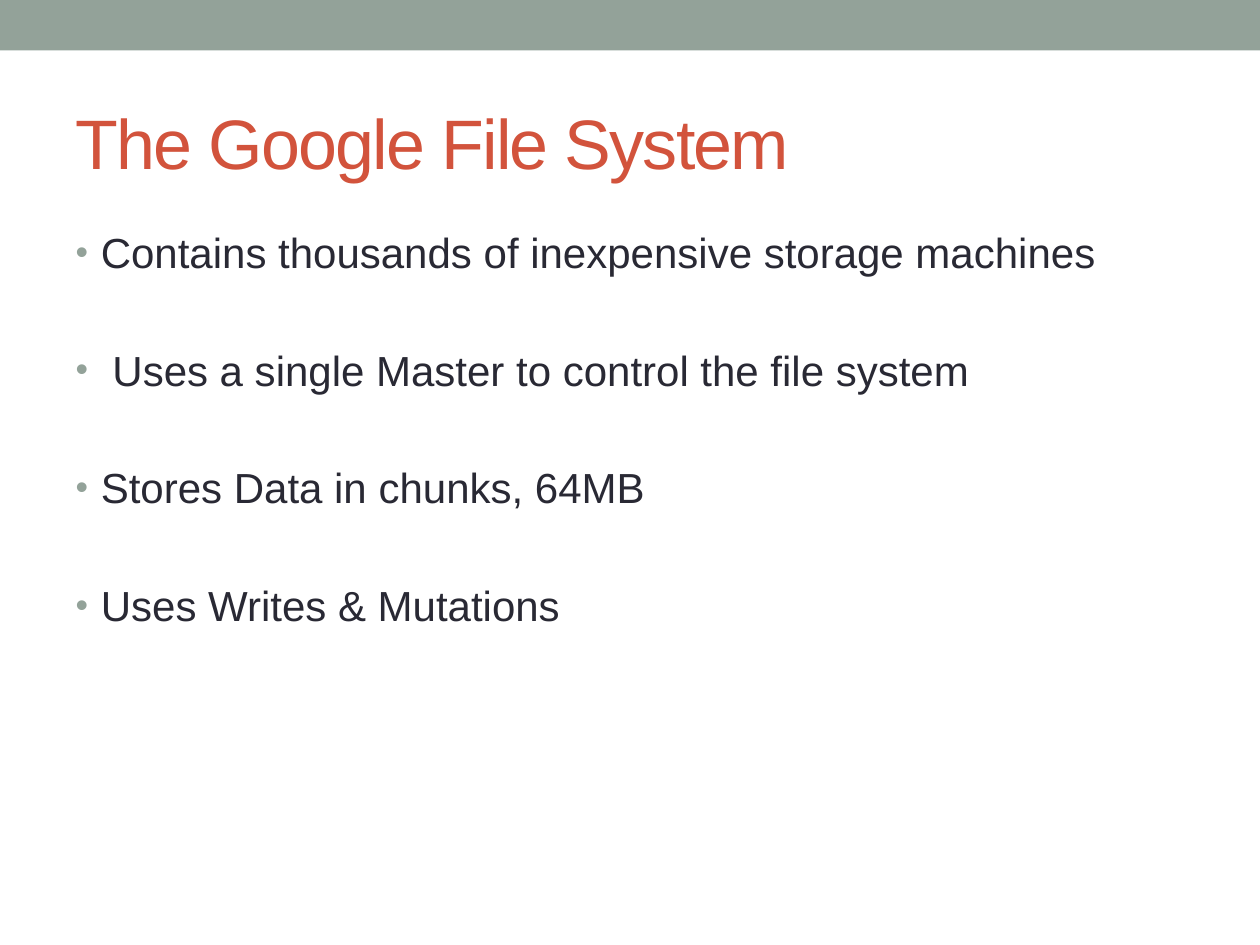
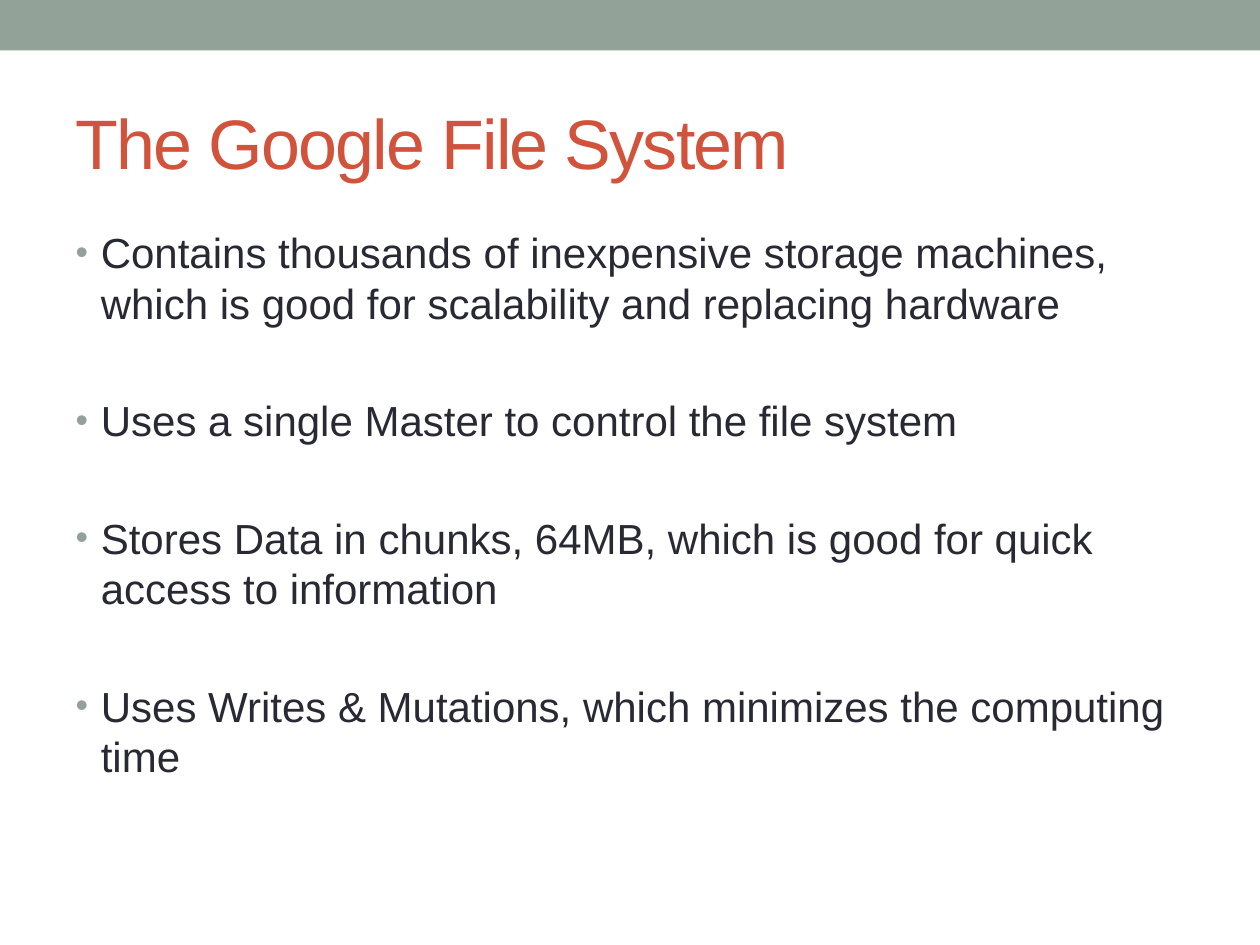
Before and after one commit to dcods22/DatabaseSystems, a slide deck: slide 3 of Big Data/Big Data Presentation.pptx. Drawn at 1260x945 pixels with LibreOffice and Linux fonts; fonts in the diff are those of the drawing. Boxes give left, top, right and bottom in pixels: in the first picture for what was removed or moved away, otherwise in the second. Text is boxed around its words. In the diff, an @@ line names an element or a change of style, - is before the commit and + after.

Commit message:
Big Data Presentation

```diff
--- a/Big Data/Big Data Presentation.pptx
+++ b/Big Data/Big Data Presentation.pptx
@@ text at <box>101,237,1106,327</box>: text changed @@
-• Contains thousands of inexpensive storage machines
+• Contains thousands of inexpensive storage machines, which is good for scalability and replacing hardware
@@ text at <box>101,523,1164,773</box>: text changed @@
-• Stores Data in chunks, 64MB
-• Uses Writes & Mutations
+• Stores Data in chunks, 64MB, which is good for quick access to information
+• Uses Writes & Mutations, which minimizes the computing time
```
Also in this commit, not shown: 3 other slides changed, 2 other files.
